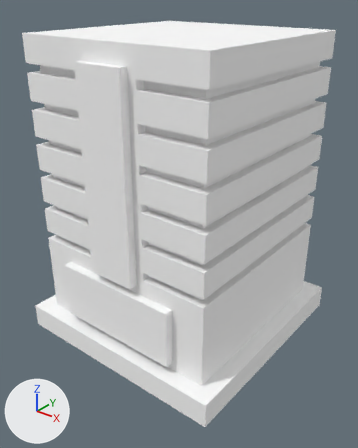
Before and after pictures for a commit that changed the OBJ model SpaceSurvival/Assets/Prefabs/Batterie/Model/Batterie-0-Batterie.obj.
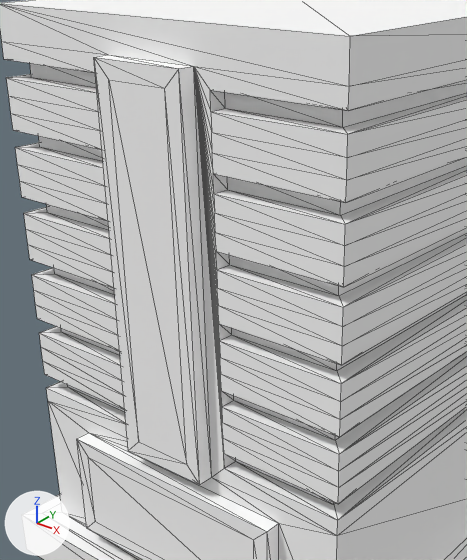
There are two pictures of each version: one whole from a camera (50 mm lens) standing at (3.52, -4.49, 4.17) and looking at (0.07, -0.17, 1.49), one close up on the part from 7% to 76% of the width and 7% to 74% of the height. Arrows for +X, +Y and +Z are at lower left; the lights stay in place. The close-ups show mesh edges as thin lines. Where no turn or scale is listed for an object, it has been applied to the vertices. Vertices at the same position are counted once.

The older version as bpy lines, for what is in view:
```python
me_batterie = bpy.data.meshes.new('Batterie')
me_batterie.from_pydata(...)  # 348 vertices, 692 faces; spans x -1.4..1.4, y -1.4..1.4, z 0.0..3.7
me_batterie.materials.append(mat_palette)  # its picture is missing
# before: 290 (-0.2, -1.3, 1.3) at pixel (138, 441), 291 (-0.2, -1.3, 3.4) at pixel (108, 79), 292 (0.2, -1.3, 1.3) at pixel (186, 464), 293 (0.2, -1.3, 3.4) at pixel (164, 88)
ob_batterie = bpy.data.objects.new('Batterie', me_batterie)
ob_batterie.location = (0.0, 0.0, 0.0)
```
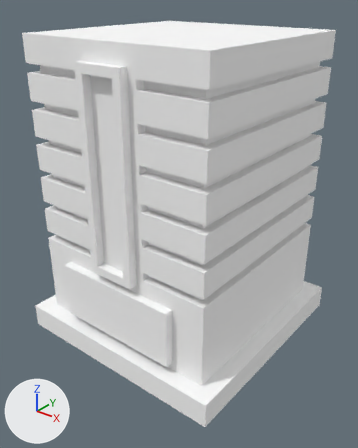
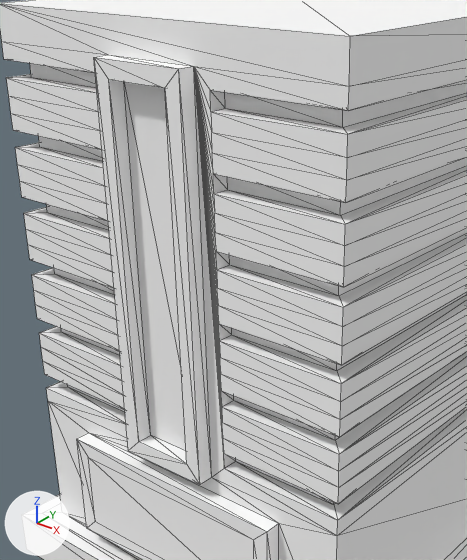
The change, as a diff of the scene's bpy script:
```diff
--- a/SpaceSurvival/Assets/Prefabs/Batterie/Model/Batterie-0-Batterie.obj.py
+++ b/SpaceSurvival/Assets/Prefabs/Batterie/Model/Batterie-0-Batterie.obj.py
@@ me_batterie @@
 me_batterie.from_pydata(...)  # 348 vertices, 692 faces; spans x -1.4..1.4, y -1.4..1.4, z 0.0..3.7
 # used by ob_batterie; location = (0.0, 0.0, 0.0)
 # verts and faces of me_batterie; kept vertices keep their numbers, new ones are numbered from 348
+# me_batterie part 1
+delete_faces([(290, 292, 291), (291, 292, 293)])
+for new, old in zip([*range(348, 352)], [*range(290, 294)]): verts[new] = verts[old] + (0.0, 0.1, 0.0)
+faces += [(292, 293, 350), (293, 351, 350), (290, 348, 291), (291, 348, 349), (348, 350, 349), (349, 350, 351)]
+faces += [(291, 349, 293), (293, 349, 351), (290, 292, 348), (292, 350, 348)]
 me_batterie.materials.append(mat_palette)
```

Boxes (x1, y1, x2, y2) around the edits, measured in the close-ups (467 x 560 px):
part 1 of me_batterie, built on
    both: (109, 80, 187, 464)
